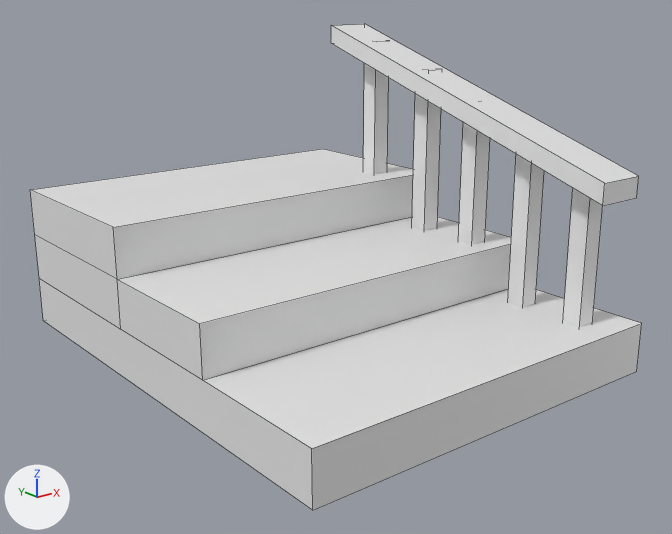
Before and after pictures for a commit that changed the FBX model Assets/Mesh/Stairs.fbx.
Both versions are drawn from a 50 mm camera at (-5.58, -7.25, 3.46) aimed at (0.0, -0.27, 0.67). The lights are fixed; the arrows at lower left show +X, +Y and +Z. Mesh edges are drawn as thin lines. Where no turn or scale is listed for an object, it has been applied to the vertices.

Before the edit, the objects in view are built like this:
```python
mat_material_001 = principled_material('Material.001')
mat_material_001.base_color = (0.8, 0.8, 0.8)  # white #e7e7e7
me_cube_007 = bpy.data.meshes.new('Cube.007')
me_cube_007.from_pydata(...)  # 70 vertices, 54 faces; spans x -3.46..0.54, y -2.5..2.5, z -2.83..0.33
me_cube_007.materials.append(mat_material_001)  # white #e7e7e7
ob_cube_006 = bpy.data.objects.new('Cube.006', me_cube_007)
ob_cube_006.location = (1.46, 0.0, 2.58)
```
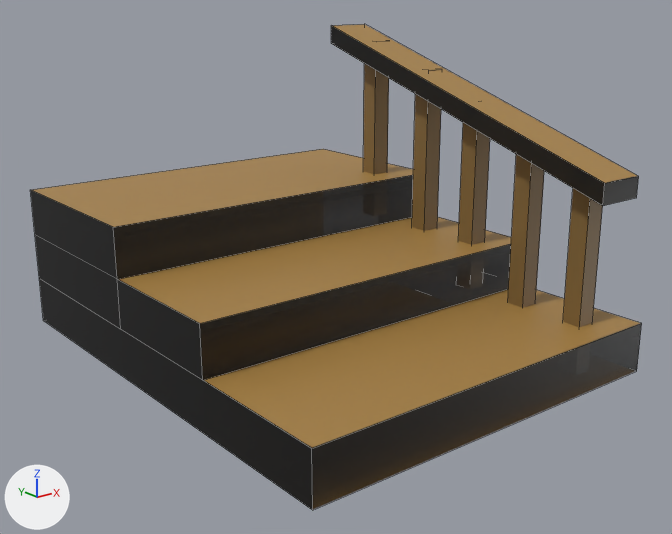
The newer file is also turned or shifted as a whole; pictures and numbers use the older file's frame.

Patch to the scene script:
```diff
--- a/Assets/Mesh/Stairs.fbx.py
+++ b/Assets/Mesh/Stairs.fbx.py
@@ img_stairs_png @@
+img_stairs_png = load_image('Stairs.png', 'Stairs.png', 1024, 1024, 'sRGB')
@@ mat_material_001 @@
 mat_material_001 = principled_material('Material.001')
-mat_material_001.base_color = (0.8, 0.8, 0.8)  # white #e7e7e7
+mat_material_001.texture = img_stairs_png  # with its transparency
@@ me_cube_007 @@
 me_cube_007.from_pydata(...)  # 70 vertices, 54 faces; spans x -3.46..0.54, y -2.5..2.5, z -2.83..0.33
 # used by ob_cube_006; location = (1.46, 0.0, 2.58)
+# me_cube_007 part 1: texture (UV) coordinates of 54 of 54 faces, centred in x -3.46..0.54, y -2.5..2.5, z -2.83..0.23, changed; they spanned u 0.12..0.88, v 0.0..1.0 and now span u 0.0..1.0, v 0.0..0.91
 me_cube_007.materials.append(mat_material_001)
```

Changed parts and their boxes (x1, y1, x2, y2) in the pictures (672 x 534 px):
'Cube.006', surface changed
    both: (30, 24, 642, 510)
